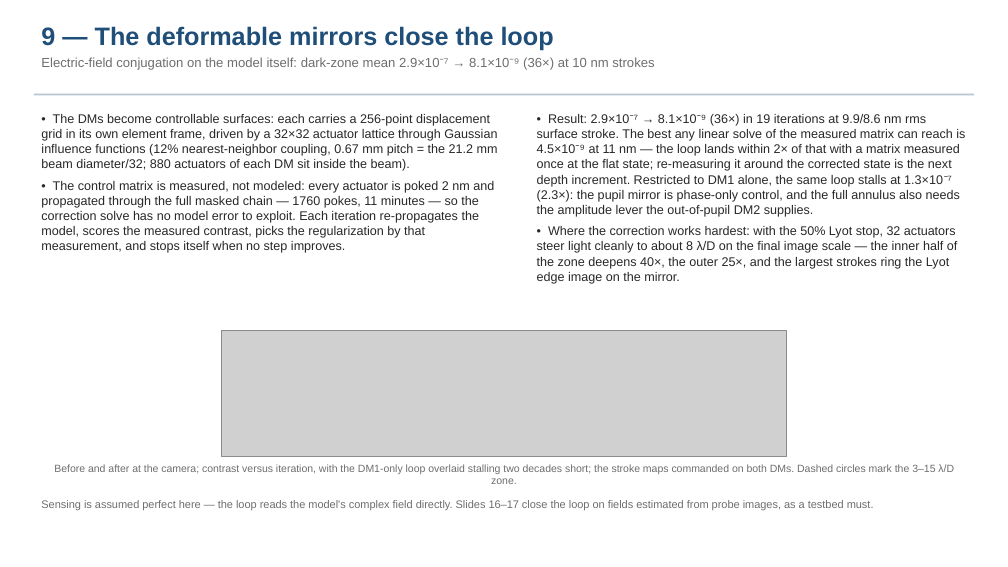
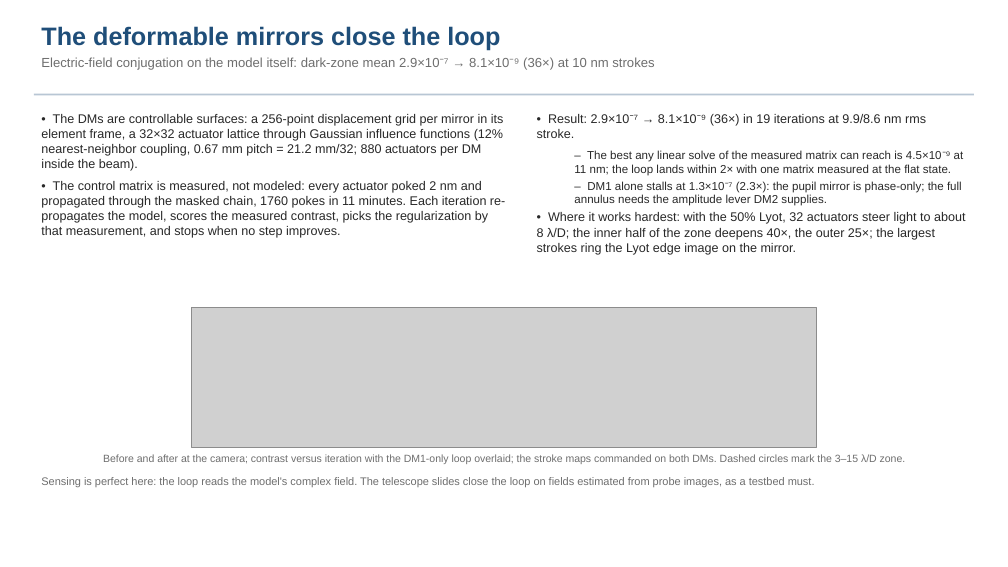
Before and after one commit to nasa-jpl/MACOS_resources, a slide deck: slide 10 of mmacos/templates/30_instruments/bench_ctb/deck_ctb.pptx. Drawn at 1008x567 pixels with LibreOffice and Linux fonts; fonts in the diff are those of the drawing; grey boxes stand for pictures. Boxes give left, top, right and bottom in pixels: in the first picture for what was removed or moved away, otherwise in the second. Text is boxed around its words. In the diff, an @@ line names an element or a change of style, - is before the commit and + after.

```diff
--- a/mmacos/templates/30_instruments/bench_ctb/deck_ctb.pptx
+++ b/mmacos/templates/30_instruments/bench_ctb/deck_ctb.pptx
@@ text at [41,26,500,51]: text changed @@
-9 — The deformable mirrors close the loop
+The deformable mirrors close the loop
@@ text at [41,114,505,238]: text changed @@
-• The DMs become controllable surfaces: each carries a 256-point displacement grid in its own element frame, driven by a 32×32 actuator lattice through Gaussian influence functions (12% nearest-neighbor coupling, 0.67 mm pitch = the 21.2 mm beam diameter/32; 880 actuators of each DM sit inside the beam).
-• The control matrix is measured, not modeled: every actuator is poked 2 nm and propagated through the full masked chain — 1760 pokes, 11 minutes — so the correction solve has no model error to exploit. Each iteration re-propagates the model, scores the measured contrast, picks the regularization by that measurement, and stops itself when no step improves.
+• The DMs are controllable surfaces: a 256-point displacement grid per mirror in its element frame, a 32×32 actuator lattice through Gaussian influence functions (12% nearest-neighbor coupling, 0.67 mm pitch = 21.2 mm/32; 880 actuators per DM inside the beam).
+• The control matrix is measured, not modeled: every actuator poked 2 nm and propagated through the masked chain, 1760 pokes in 11 minutes. Each iteration re-propagates the model, scores the measured contrast, picks the regularization by that measurement, and stops when no step improves.
@@ text at [537,114,965,255]: text changed; size 12 to 11 pt @@
-• Result: 2.9×10⁻⁷ → 8.1×10⁻⁹ (36×) in 19 iterations at 9.9/8.6 nm rms surface stroke. The best any linear solve of the measured matrix can reach is 4.5×10⁻⁹ at 11 nm — the loop lands within 2× of that with a matrix measured once at the flat state; re-measuring it around the corrected state is the next depth increment. Restricted to DM1 alone, the same loop stalls at 1.3×10⁻⁷ (2.3×): the pupil mirror is phase-only control, and the full annulus also needs the amplitude lever the out-of-pupil DM2 supplies.
-• Where the correction works hardest: with the 50% Lyot stop, 32 actuators steer light cleanly to about 8 λ/D on the final image scale — the inner half of the zone deepens 40×, the outer 25×, and the largest strokes ring the Lyot edge image on the mirror.
+• Result: 2.9×10⁻⁷ → 8.1×10⁻⁹ (36×) in 19 iterations at 9.9/8.6 nm rms stroke.
+  – The best any linear solve of the measured matrix can reach is 4.5×10⁻⁹ at 11 nm; the loop lands within 2× with one matrix measured at the flat state.
+  – DM1 alone stalls at 1.3×10⁻⁷ (2.3×): the pupil mirror is phase-only; the full annulus needs the amplitude lever DM2 supplies.
+• Where it works hardest: with the 50% Lyot, 32 actuators steer light to about 8 λ/D; the inner half of the zone deepens 40×, the outer 25×; the largest strokes ring the Lyot edge image on the mirror.
@@ picture: place and size @@
-picture at [222,330,786,457]
+picture at [191,308,817,448]
@@ text at [41,477,815,487]: text changed @@
-Sensing is assumed perfect here — the loop reads the model's complex field directly. Slides 16–17 close the loop on fields estimated from probe images, as a testbed must.
+Sensing is perfect here: the loop reads the model's complex field. The telescope slides close the loop on fields estimated from probe images, as a testbed must.
@@ text at [103,454,906,464]: text changed @@
-Before and after at the camera; contrast versus iteration, with the DM1-only loop overlaid stalling two decades short; the stroke maps commanded on both DMs. Dashed circles mark the 3–15 λ/D zone.
+Before and after at the camera; contrast versus iteration with the DM1-only loop overlaid; the stroke maps commanded on both DMs. Dashed circles mark the 3–15 λ/D zone.
```
Also in this commit, not shown: 22 other slides changed, 3 slides added, 7 other files.
